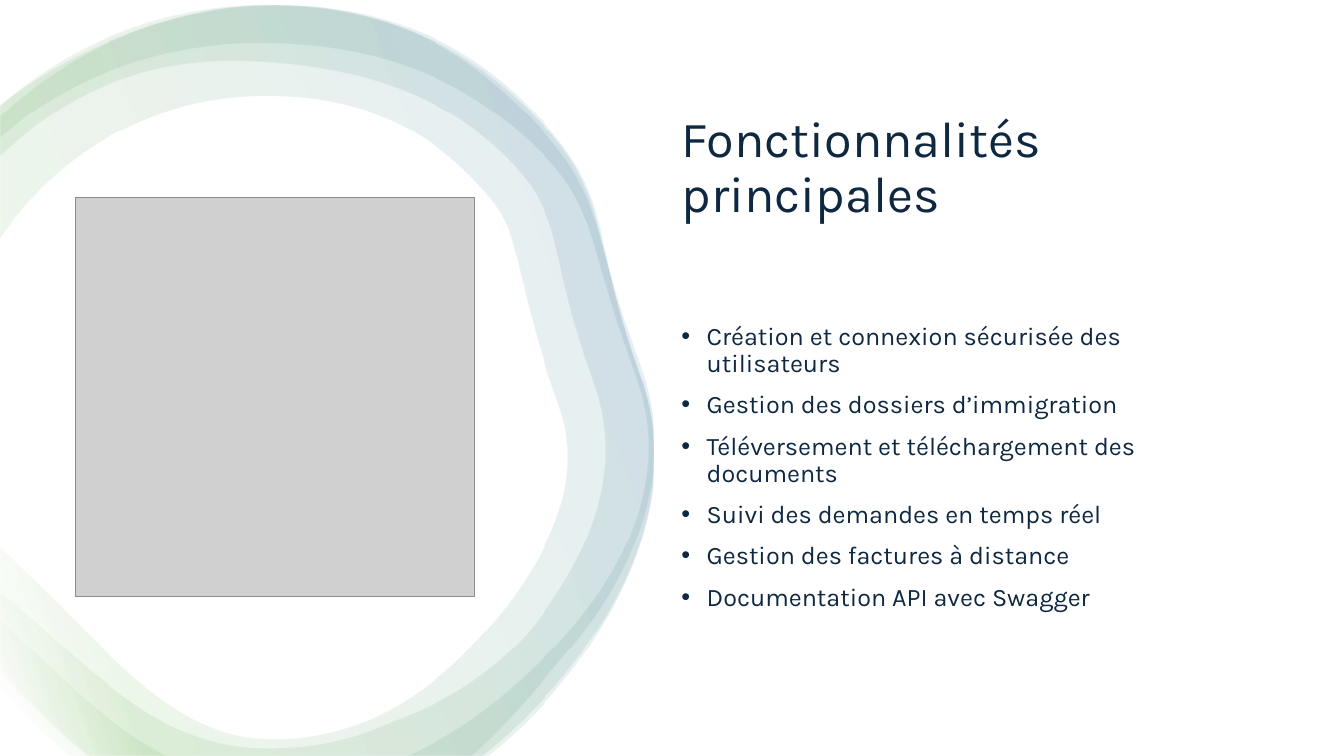
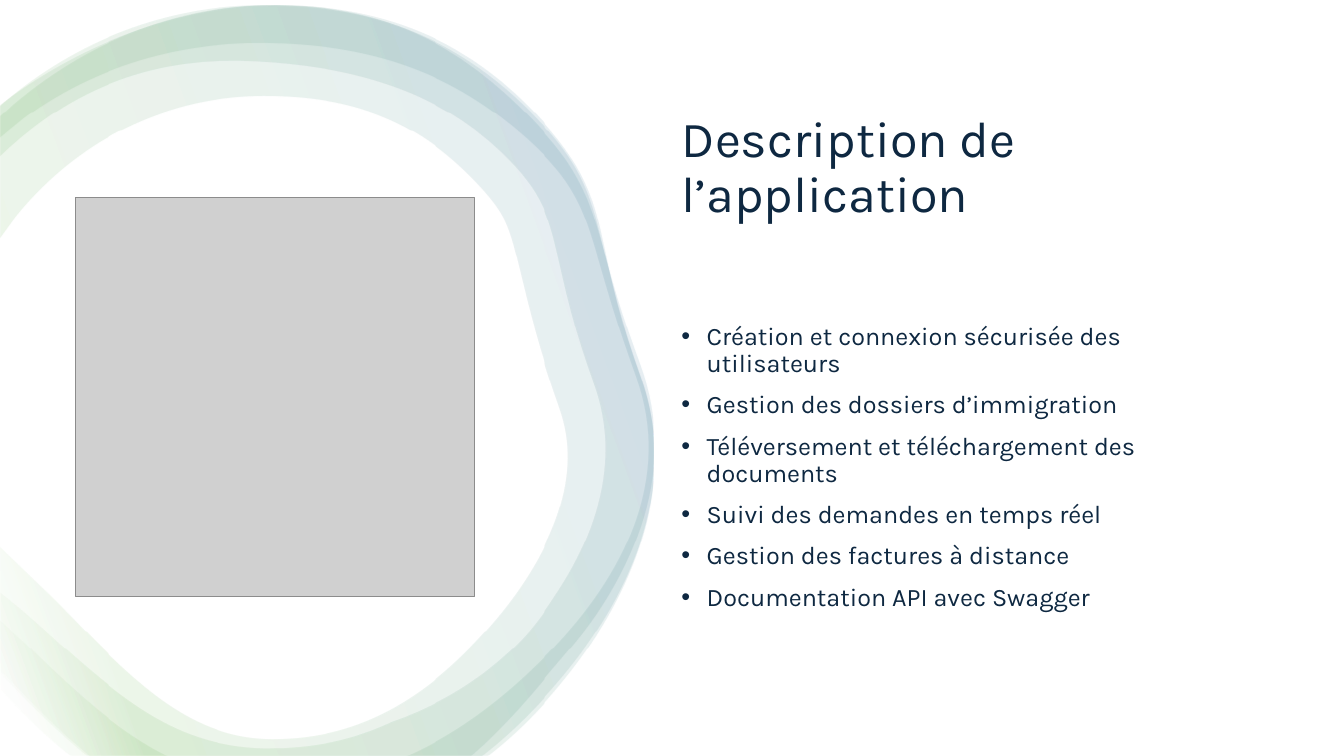
Before and after one commit to xpelletier07/Projet_Site_Immigration, a slide deck: slide 3 of Mandats/Mandat_3/Présentation.pptx. Drawn at 1344x756 pixels with LibreOffice and Linux fonts; fonts in the diff are those of the drawing; grey boxes stand for pictures. Boxes give left, top, right and bottom in pixels: in the first picture for what was removed or moved away, otherwise in the second. Text is boxed around its words. In the diff, an @@ line names an element or a change of style, - is before the commit and + after.

```diff
--- a/Mandats/Mandat_3/Présentation.pptx
+++ b/Mandats/Mandat_3/Présentation.pptx
@@ title at box(682, 122, 1016, 224): text changed @@
-Fonctionnalités principales
+Description de l’application
```
Also in this commit, not shown: 2 other slides changed, 16 slides added.
